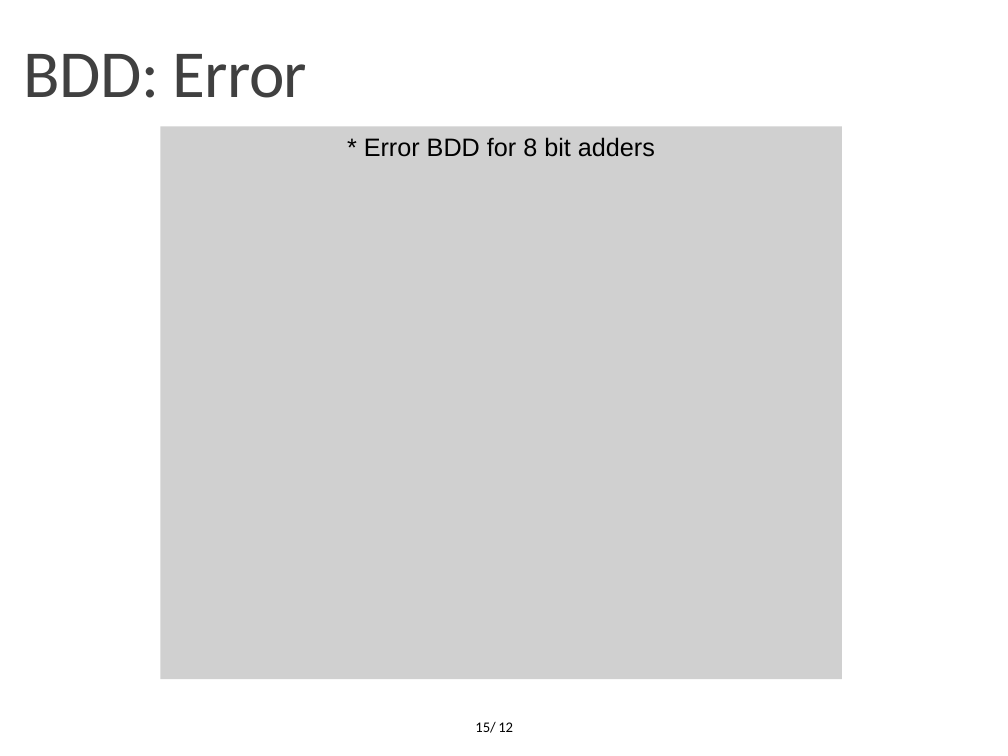
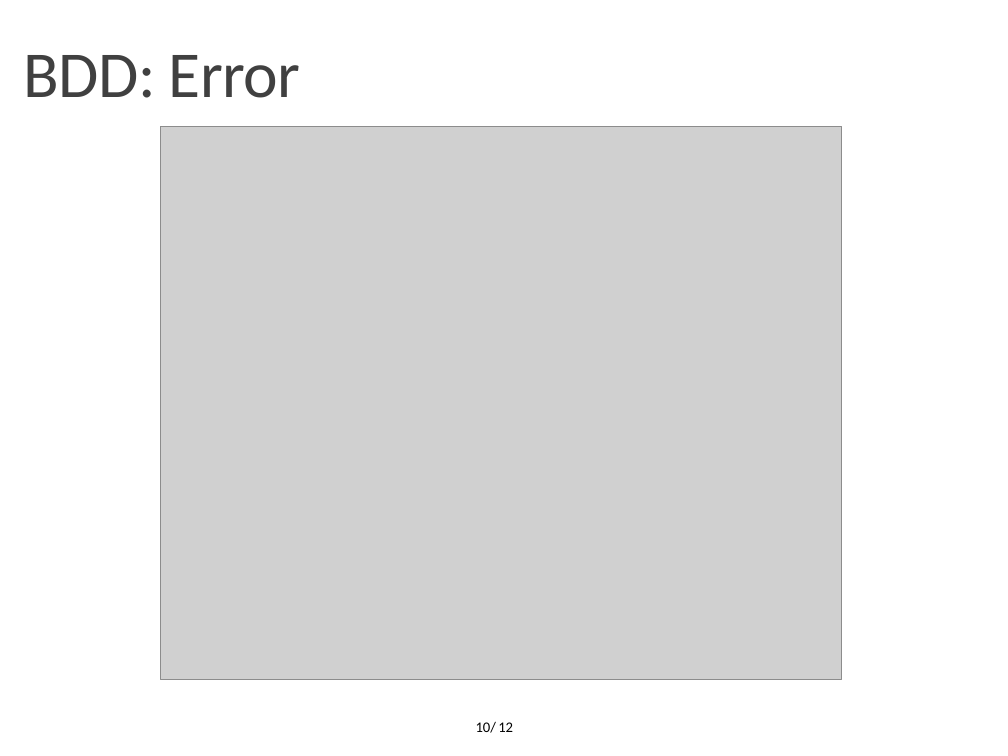
Before and after one commit to OrionLightning/Approximate-Circuit, a slide deck: slide 10 of Presentation Slides/Second Midterm (11-01-2022)/Midterm 11-01-2022.pptx (slide 15 before the commit). Drawn at 1008x756 pixels with LibreOffice and Linux fonts; fonts in the diff are those of the drawing; grey boxes stand for pictures; background and template pictures are left out. Boxes give left, top, right and bottom in pixels: in the first picture for what was removed or moved away, otherwise in the second. Text is boxed around its words. In the diff, an @@ line names an element or a change of style, - is before the commit and + after.

```diff
--- a/Presentation Slides/Second Midterm (11-01-2022)/Midterm 11-01-2022.pptx
+++ b/Presentation Slides/Second Midterm (11-01-2022)/Midterm 11-01-2022.pptx
@@ text "BDD: Error" at [24, 55, 300, 98]: size 48 to 46.8 pt @@
@@ text in picture at [364, 137, 655, 157]: text removed @@
-* Error BDD for 8 bit adders
@@ page number at [476, 721, 496, 733]: text changed @@
-15/
+10/
```
Also in this commit, not shown: 10 other slides changed, 1 slide added, 12 slides removed, 1 other file.
